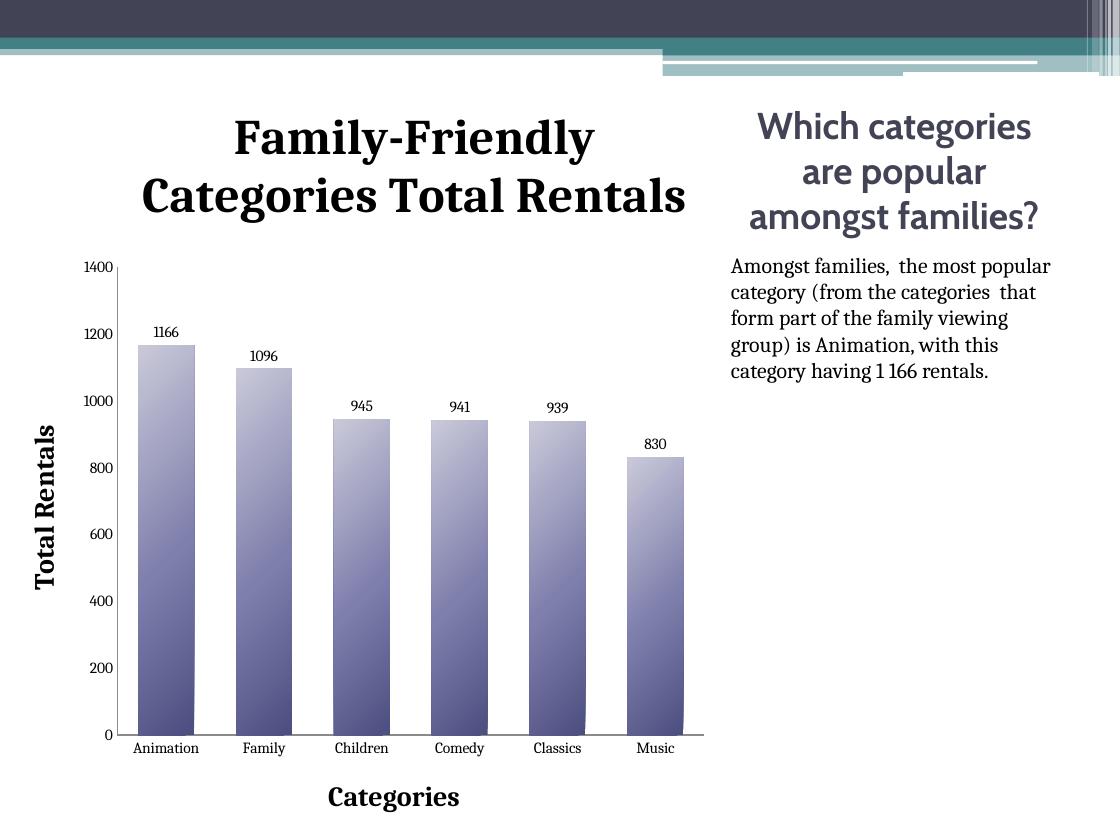
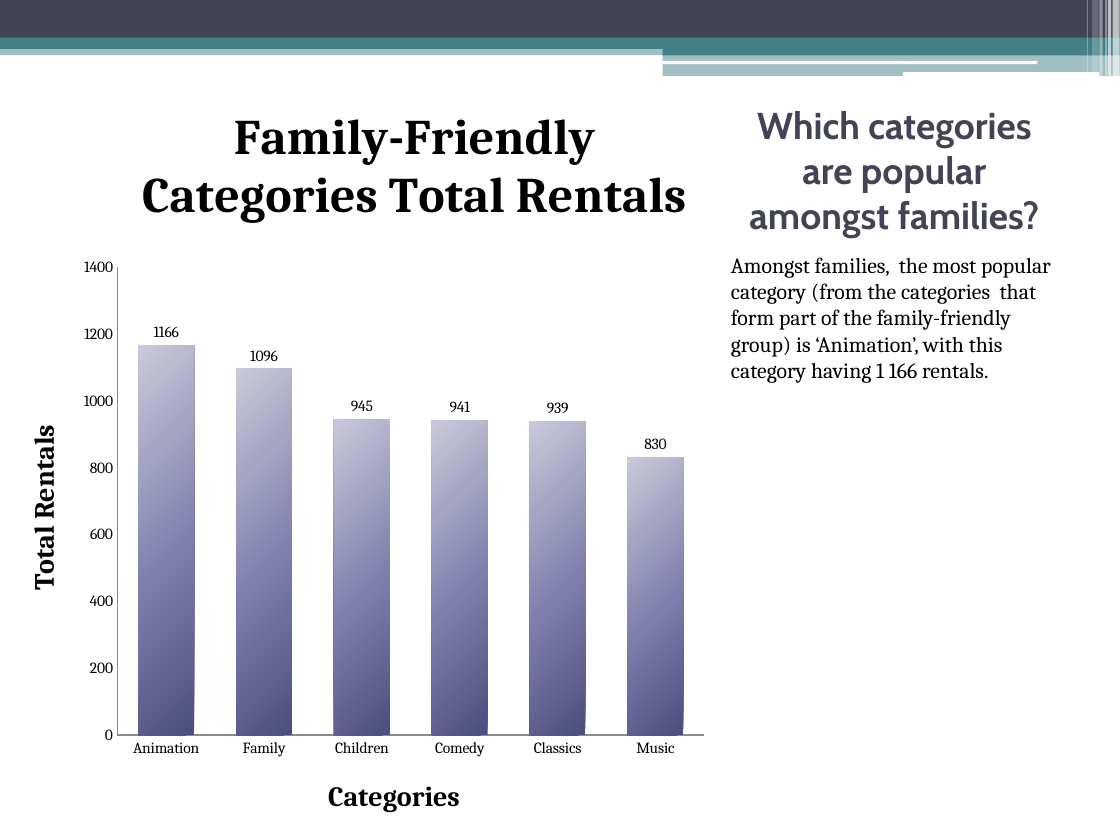
Before and after one commit to RaeezAhmedMoosa/udacity-p4ds-moviesDB, a slide deck: slide 1 of slideshow/movies-db-slideshow.pptx. Drawn at 1120x840 pixels with LibreOffice and Linux fonts; fonts in the diff are those of the drawing. Boxes give left, top, right and bottom in pixels: in the first picture for what was removed or moved away, otherwise in the second. Text is boxed around its words. In the diff, an @@ line names an element or a change of style, - is before the commit and + after.

```diff
--- a/slideshow/movies-db-slideshow.pptx
+++ b/slideshow/movies-db-slideshow.pptx
@@ text at (731,257,1051,383): text changed @@
-Amongst families, the most popular category (from the categories that form part of the family viewing group) is Animation, with this category having 1 166 rentals.
+Amongst families, the most popular category (from the categories that form part of the family-friendly group) is ‘Animation’, with this category having 1 166 rentals.
```
Also in this commit, not shown: 1 slide added.
